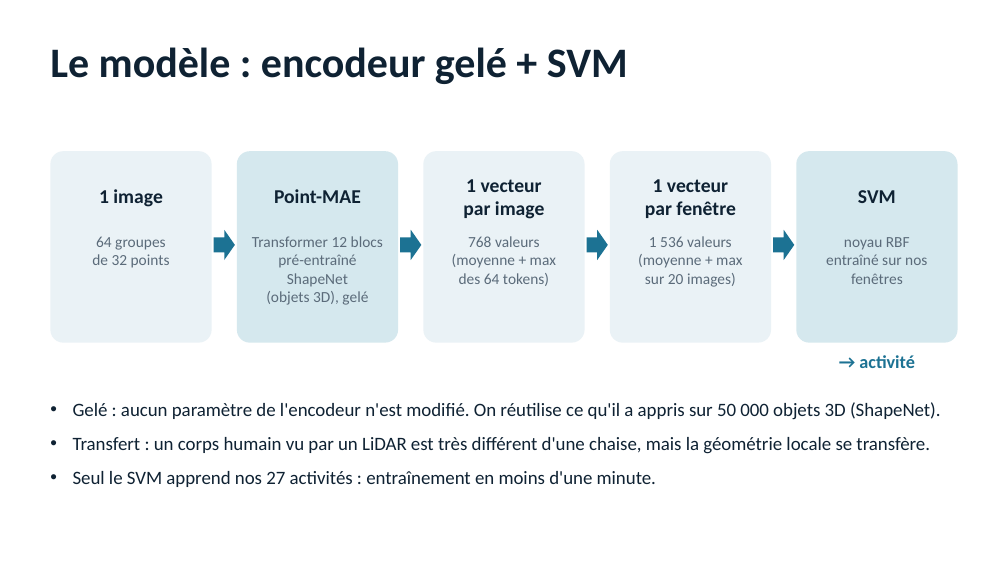
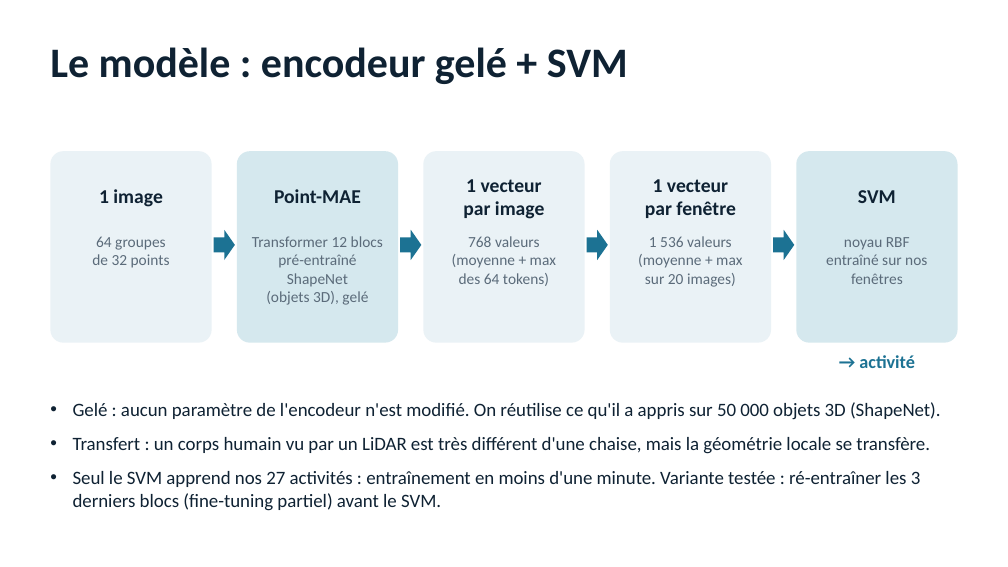
Before and after one commit to KazuWaii/LIARA_2026_internship, a slide deck: slide 8 of presentation_mmfi_fr.pptx. Drawn at 1008x567 pixels with LibreOffice and Linux fonts; fonts in the diff are those of the drawing. Boxes give left, top, right and bottom in pixels: in the first picture for what was removed or moved away, otherwise in the second. Text is boxed around its words. In the diff, an @@ line names an element or a change of style, - is before the commit and + after.

```diff
--- a/presentation_mmfi_fr.pptx
+++ b/presentation_mmfi_fr.pptx
@@ text at <box>73,471,921,511</box>: text changed @@
-• Seul le SVM apprend nos 27 activités : entraînement en moins d'une minute.
+• Seul le SVM apprend nos 27 activités : entraînement en moins d'une minute. Variante testée : ré-entraîner les 3 derniers blocs (fine-tuning partiel) avant le SVM.
```
Also in this commit, not shown: 2 other slides changed, 1 other file.
